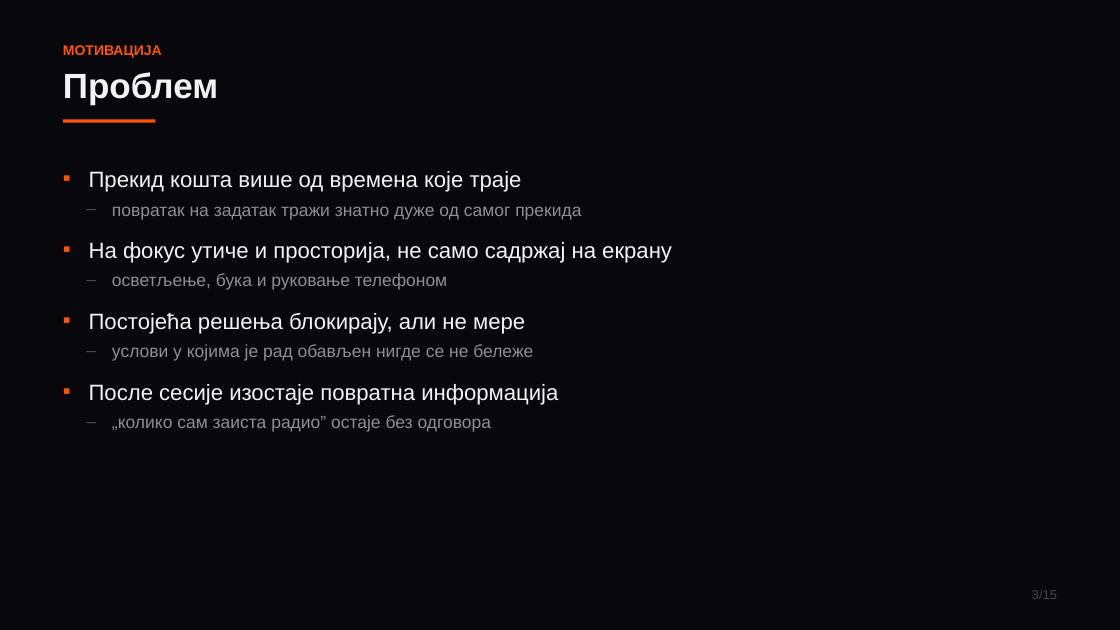
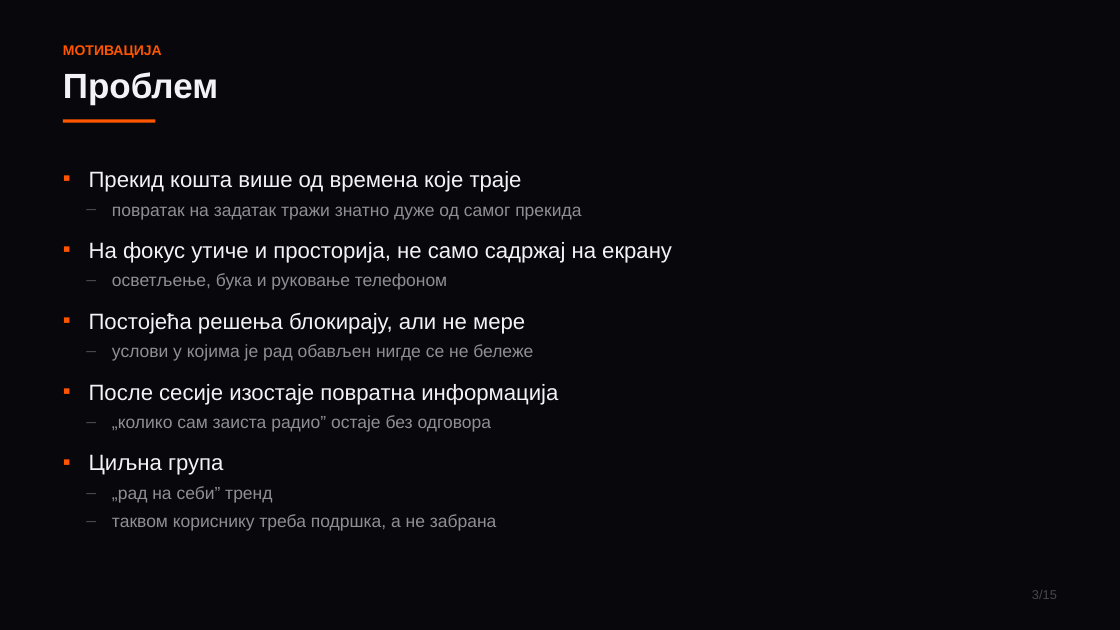
Before and after one commit to grabad1/pmu, a slide deck: slide 3 of rad/FocusGuard-prezentacija.pptx. Drawn at 1120x630 pixels with LibreOffice and Linux fonts; fonts in the diff are those of the drawing. Boxes give left, top, right and bottom in pixels: in the first picture for what was removed or moved away, otherwise in the second. Text is boxed around its words. In the diff, an @@ line names an element or a change of style, - is before the commit and + after.

```diff
--- a/rad/FocusGuard-prezentacija.pptx
+++ b/rad/FocusGuard-prezentacija.pptx
@@ text at (x1=89, y1=454, x2=497, y2=531): paragraphs added @@
+▪ Циљна група
+– „рад на себи” тренд
+– таквом кориснику треба подршка, а не забрана
```
Also in this commit, not shown: 6 other slides changed, 2 slides added, 2 slides removed, 3 other files.
